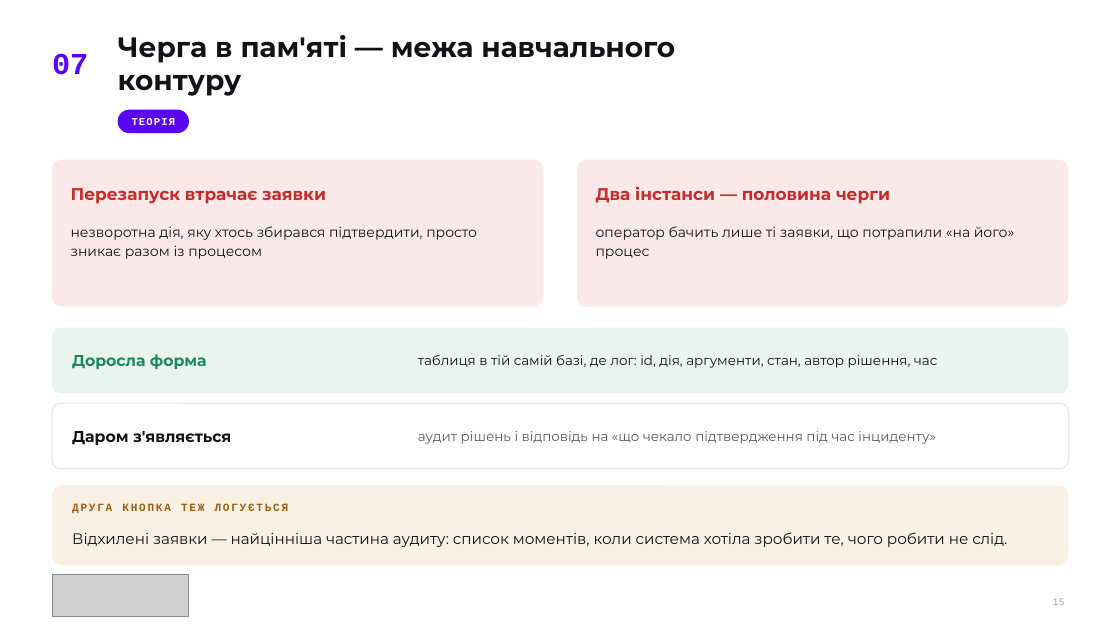
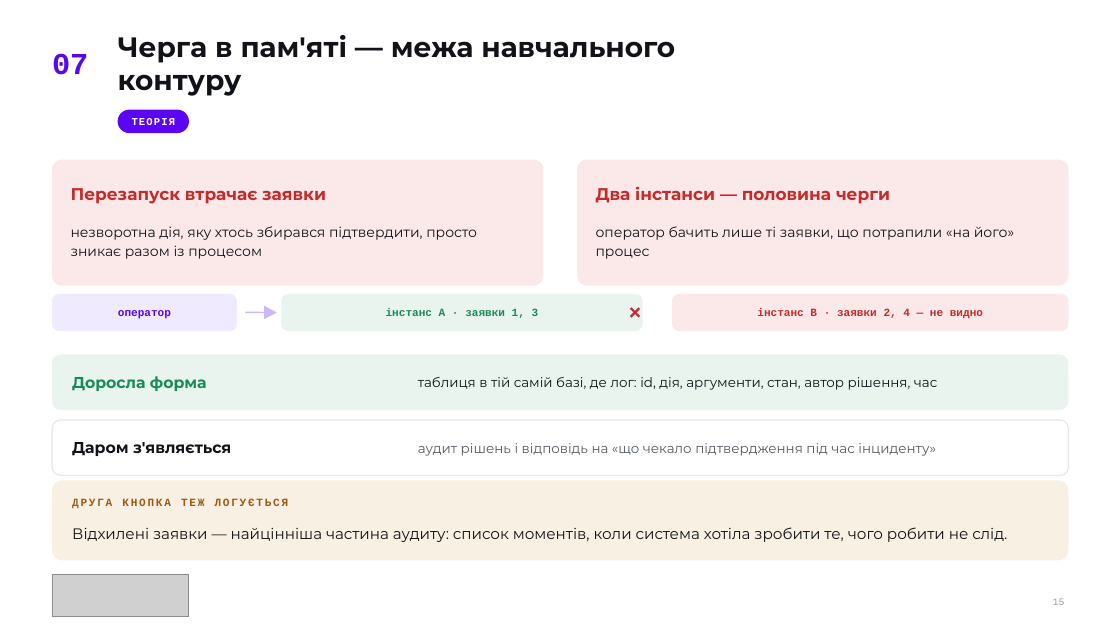
Before and after one commit to TarasFedorenkoFTV/llmops-bootcamp, a slide deck: slide 15 of docs/decks/L08.pptx. Drawn at 1120x630 pixels with LibreOffice and Linux fonts; fonts in the diff are those of the drawing; grey boxes stand for pictures. Boxes give left, top, right and bottom in pixels: in the first picture for what was removed or moved away, otherwise in the second. Text is boxed around its words. In the diff, an @@ line names an element or a change of style, - is before the commit and + after.

```diff
--- a/docs/decks/L08.pptx
+++ b/docs/decks/L08.pptx
@@ rounded rectangle: place and size @@
-rounded rectangle at box(52, 160, 544, 307)
+rounded rectangle at box(52, 160, 544, 286)
@@ rounded rectangle: place and size @@
-rounded rectangle at box(577, 160, 1069, 307)
+rounded rectangle at box(577, 160, 1069, 286)
@@ rounded rectangle added at box(52, 294, 237, 331), fill #EFEAFE @@
@@ rounded rectangle added at box(281, 294, 643, 331), fill #E9F4EF @@
@@ rounded rectangle added at box(672, 294, 1069, 331), fill #FBE9E9 @@
@@ text added at box(118, 310, 171, 319), 9.5 pt, text #5A05F4, bold @@
+оператор
@@ line added from (245, 313) to (267, 313), #C9B8FB 1.25 pt @@
@@ triangle added at box(264, 306, 277, 320), fill #C9B8FB @@
@@ text added at box(386, 309, 539, 318), 9.5 pt, text #1B8A5A, bold @@
+інстанс A · заявки 1, 3
@@ rectangle added at box(630, 308, 641, 318), fill #C62A2A @@
@@ rectangle added at box(630, 308, 641, 318), fill #C62A2A @@
@@ text added at box(757, 309, 983, 318), 9.5 pt, text #C62A2A, bold @@
+інстанс B · заявки 2, 4 — не видно
@@ proportions changed in 4 elements at box(52, 160, 544, 286), box(577, 160, 1069, 286), box(52, 420, 1069, 476), box(52, 355, 1069, 410) @@
@@ rounded rectangle: place and size @@
-rounded rectangle at box(52, 328, 1069, 393)
+rounded rectangle at box(52, 355, 1069, 410)
@@ text "Доросла форма": place and size @@
-text "Доросла форма" at box(72, 354, 207, 369)
+text "Доросла форма" at box(72, 376, 207, 391)
@@ text "таблиця в тій самій базі, ...": place and size @@
-text "таблиця в тій самій базі, ..." at box(418, 355, 937, 368)
+text "таблиця в тій самій базі, ..." at box(418, 377, 937, 390)
@@ rounded rectangle: place and size @@
-rounded rectangle at box(52, 403, 1069, 469)
+rounded rectangle at box(52, 420, 1069, 476)
@@ text "Даром з'являється": place and size @@
-text "Даром з'являється" at box(72, 431, 231, 445)
+text "Даром з'являється" at box(72, 442, 231, 456)
@@ text "аудит рішень і відповідь на ...": place and size @@
-text "аудит рішень і відповідь на ..." at box(418, 431, 936, 444)
+text "аудит рішень і відповідь на ..." at box(418, 443, 936, 456)
@@ 2 texts, 1 rounded rectangle: place and size @@
-2 texts, 1 rounded rectangle at box(52, 486, 1069, 565)
+2 texts, 1 rounded rectangle at box(52, 481, 1069, 560)
```
Also in this commit, not shown: 2 other slides changed, 7 other files.
